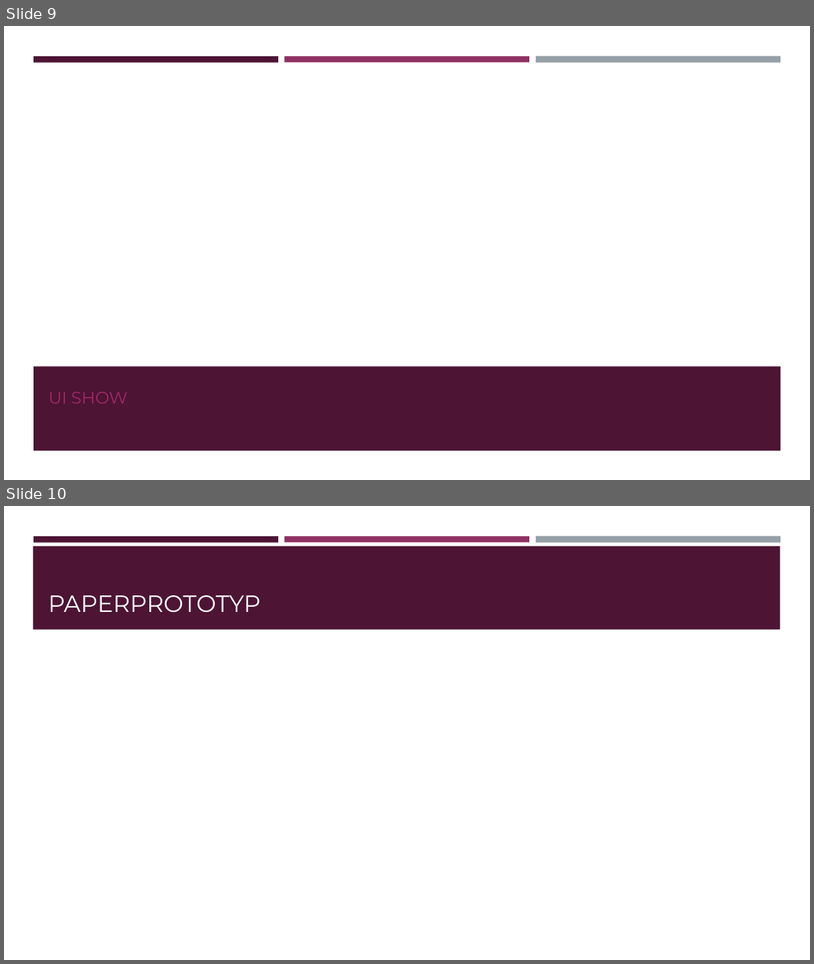
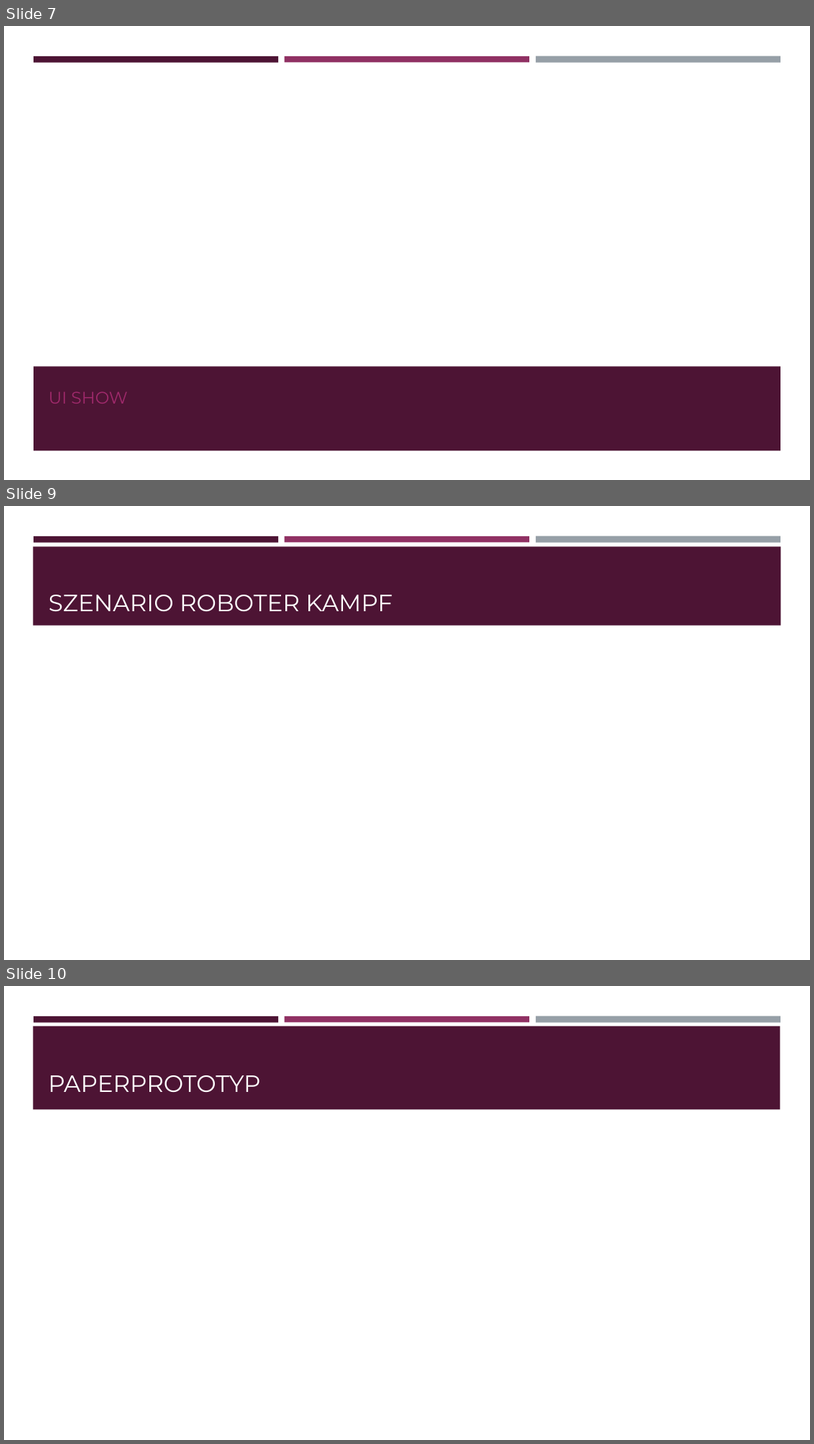
Before and after one commit to YoonieP/BachelorStudyProject, a slide deck: Pitch/PitchPräsi.pptx. Shown one above the other, each under a label of ours: slides 9 and 10 before the commit, slides 7, 9 and 10 after it; the slides between them are not shown. The pictures are 814x964 and 814x1444 pixels, drawn with LibreOffice and Linux fonts; fonts in the diff are those of the drawing. Boxes give left, top, right and bottom in pixels: in the first picture for what was removed or moved away, otherwise in the second. Text is boxed around its words. In the diff, an @@ line names an element or a change of style, - is before the commit and + after.

```diff
--- a/Pitch/PitchPräsi.pptx
+++ b/Pitch/PitchPräsi.pptx
@@ slide 9 added at bbox=[4, 506, 810, 960], background #FFFFFF; not listed: 3 template elements that a slide beside it also shows @@
@@ rectangle added at bbox=[33, 546, 782, 626], fill #4D1434 @@
@@ title added at bbox=[49, 595, 393, 612], 28 pt, text #FFFFFF @@
+SZENARIO ROBOTER KAMPF
@@ what was slide 9 is now slide 7 @@
```
Also in this commit, not shown: 2 slides changed, 5 other slides added, 7 other files.
